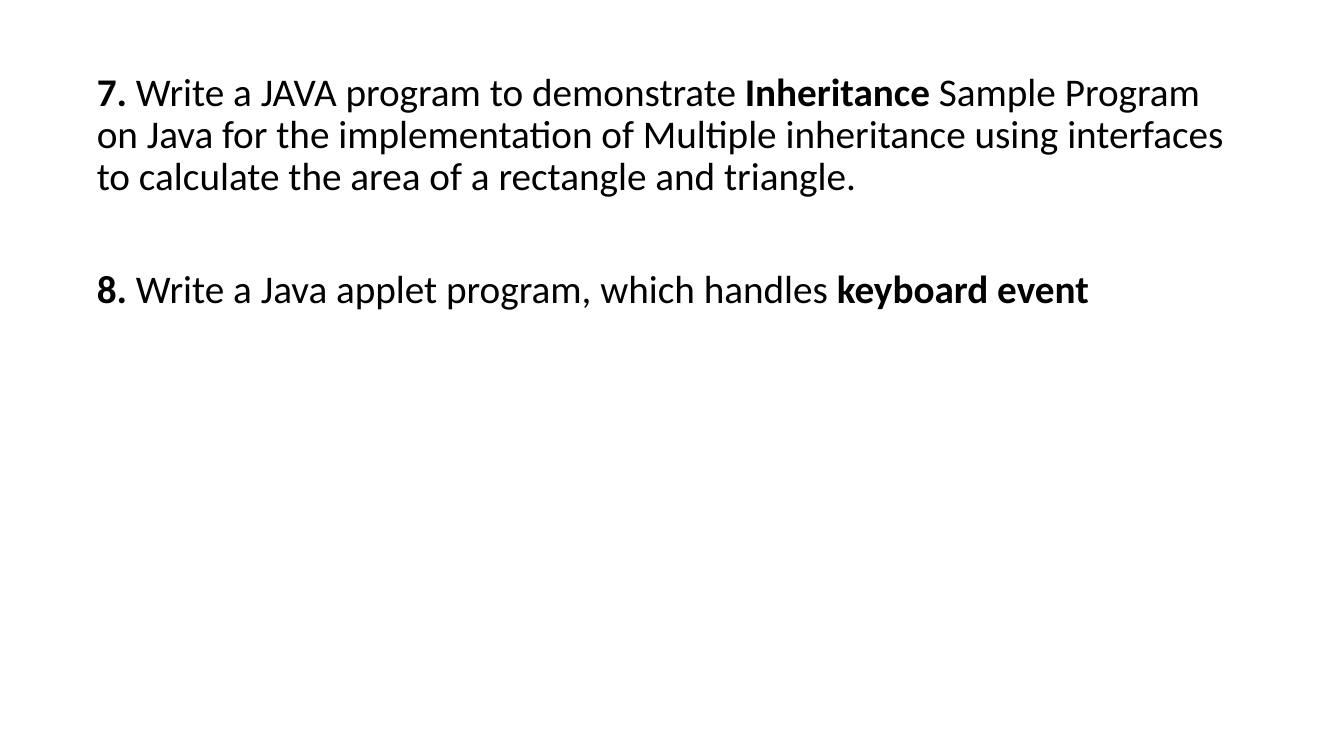
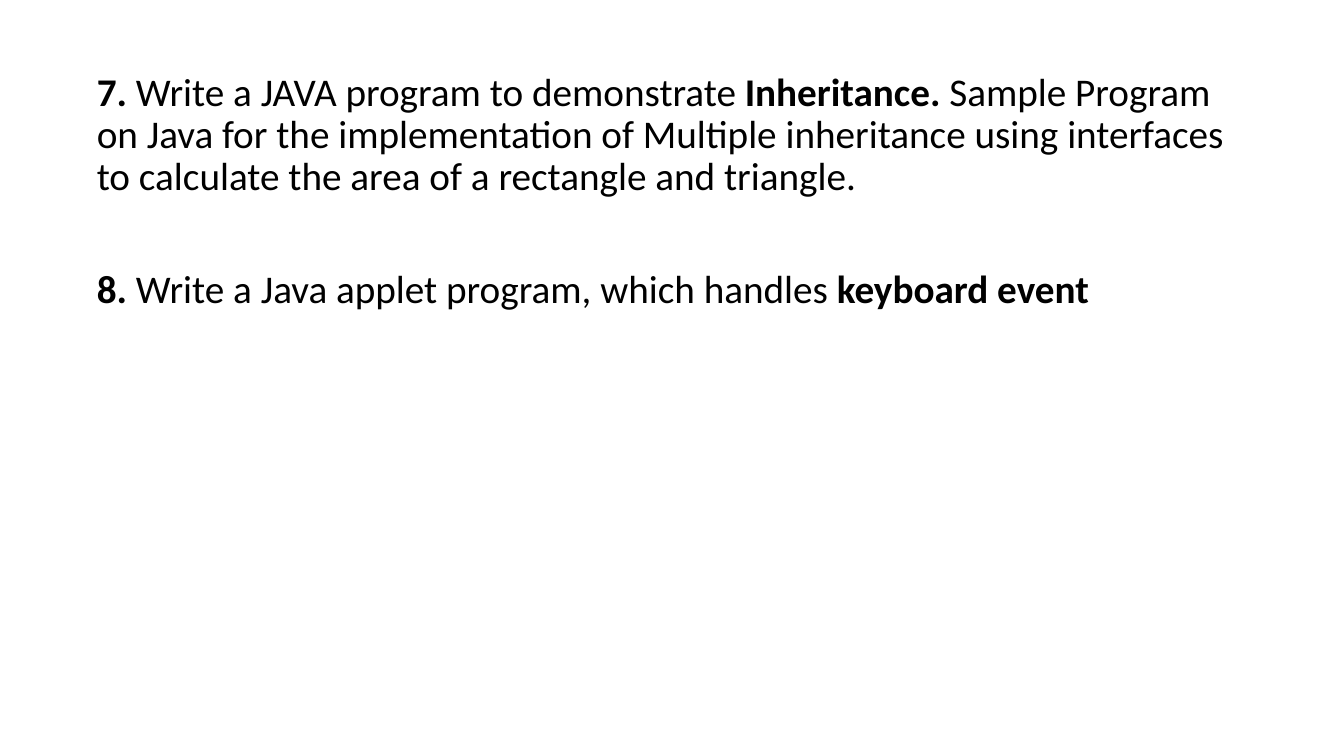
Before and after one commit to PRAMOD-VISHNU-NAIK/MCA-2nd-Sem-Shridevi-College, a slide deck: slide 7 of Theory Class-Notes/Complete Syllabus and Notes/All Modules.pptx. Drawn at 1344x756 pixels with LibreOffice and Linux fonts; fonts in the diff are those of the drawing. Boxes give left, top, right and bottom in pixels: in the first picture for what was removed or moved away, otherwise in the second. Text is boxed around its words. In the diff, an @@ line names an element or a change of style, - is before the commit and + after.

```diff
--- a/Theory Class-Notes/Complete Syllabus and Notes/All Modules.pptx
+++ b/Theory Class-Notes/Complete Syllabus and Notes/All Modules.pptx
@@ text at [97,78,1223,197]: text changed @@
-7. Write a JAVA program to demonstrate Inheritance Sample Program on Java for the implementation of Multiple inheritance using interfaces to calculate the area of a rectangle and triangle.
+7. Write a JAVA program to demonstrate Inheritance. Sample Program on Java for the implementation of Multiple inheritance using interfaces to calculate the area of a rectangle and triangle.
```
Also in this commit, not shown: 1 other slide changed, 2 other files.
